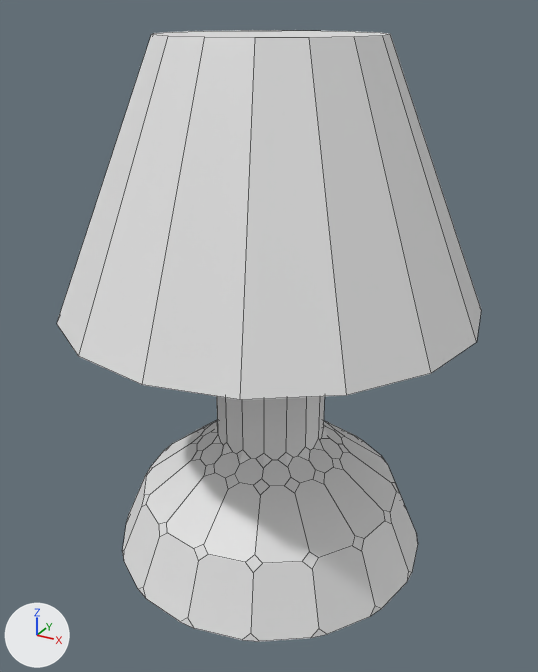
An edit to the Blender file ProyectoCompVisual/blenderModels/lampara.blend, drawn before and after from the same camera.
Camera for both pictures: a camera (50 mm lens) standing at (0.273, -0.536, 0.472) and looking at (-0.014, -0.013, 0.211). The axes (+X, +Y, +Z) are drawn at lower left. The lights are the same throughout. Mesh edges are drawn as thin lines.

Before the edit, the objects in view are built like this:
```python
me_cylinder_001 = bpy.data.meshes.new('Cylinder.001')
me_cylinder_001.from_pydata(...)  # 80 vertices, 66 faces; spans x -0.2..0.2, y -0.2..0.2, z -0.097..0.305
me_cylinder_002 = bpy.data.meshes.new('Cylinder.002')
me_cylinder_002.from_pydata(...)  # 32 vertices, 17 faces; spans x -0.2..0.2, y -0.2..0.2, z -0.085..0.085
me_cylinder_002.materials.append(None)
ob_base = bpy.data.objects.new('Base', me_cylinder_001)
ob_base.location = (-0.017, -0.006, 0.069)
ob_base.scale = (0.73, 0.73, 0.73)
_m = ob_base.modifiers.new('Bevel', 'BEVEL')
_m.width = 0.01
_m.width_pct = 0.01
_m.affect = 'VERTICES'
ob_top = bpy.data.objects.new('Top', me_cylinder_002)
ob_top.location = (-0.017, -0.006, 0.348)
ob_top.scale = (0.893, 0.893, 1.26)
```
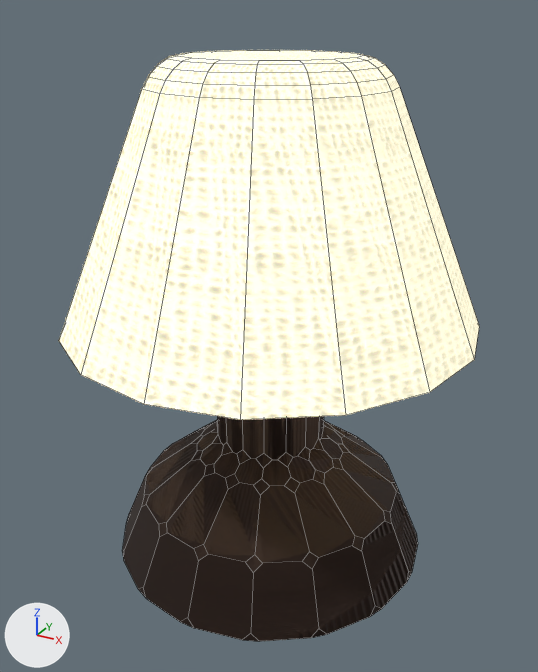
What differs and where, as boxes [x1, y1, x2, y2] in the pictures (538 x 672 px):
'Top', recoloured, moved, modifiers changed: before [57, 30, 481, 400]; after [59, 50, 479, 420]
'Base', recoloured (grey to brown): [122, 396, 418, 642] in both

The change, as a list of edits to the scene's bpy script:
```text
Add img_loocweav_tif:
    img_loocweav_tif = load_image('loocweav.tif', 'Textures/covering/loocweav.tif', 512, 512, 'sRGB')
Add img_loocweav_roughness_tif:
    img_loocweav_roughness_tif = load_image('loocweav_Roughness.tif', 'Textures/covering/loocweav_Roughness.tif', 512, 512, 'Non-Color')
Add img_loocweav_normal_tif:
    img_loocweav_normal_tif = load_image('loocweav_Normal.tif', 'Textures/covering/loocweav_Normal.tif', 512, 512, 'Non-Color')
Add img_frammill_normal_tif:
    img_frammill_normal_tif = load_image('frammill_Normal.tif', 'Textures/milmetal/frammill_Normal.tif', 512, 512, 'sRGB')
Add mat_papel:
    mat_papel = bpy.data.materials.new('Papel')
    # colours: white #ffffe0
    # uses the picture img_loocweav_normal_tif
    # uses the picture img_loocweav_roughness_tif
    # uses the picture img_loocweav_tif
Add mat_metal:
    mat_metal = bpy.data.materials.new('Metal')
    # colours: brown #3c2b23
    # uses the picture img_frammill_normal_tif
Change me_cylinder_001:
    where me_cylinder_001.from_pydata(...)  # 80 vertices, 66 faces; spans x -0.2..0.2, y -0.2..0.2, z -0.097..0.305
    add me_cylinder_001.materials.append(mat_metal)
Change me_cylinder_002:
    where me_cylinder_002.from_pydata(...)  # 32 vertices, 17 faces; spans x -0.2..0.2, y -0.2..0.2, z -0.085..0.085
    add me_cylinder_002.materials.append(mat_papel)
Change ob_top:
    ob_top.location: (-0.017, -0.006, 0.348) -> (-0.017, -0.006, 0.333)
    add _m = ob_top.modifiers.new('Bevel', 'BEVEL')
    add _m.width = 0.02
    add _m.width_pct = 0.02
    add _m.segments = 4
    add _m.use_clamp_overlap = False
```
